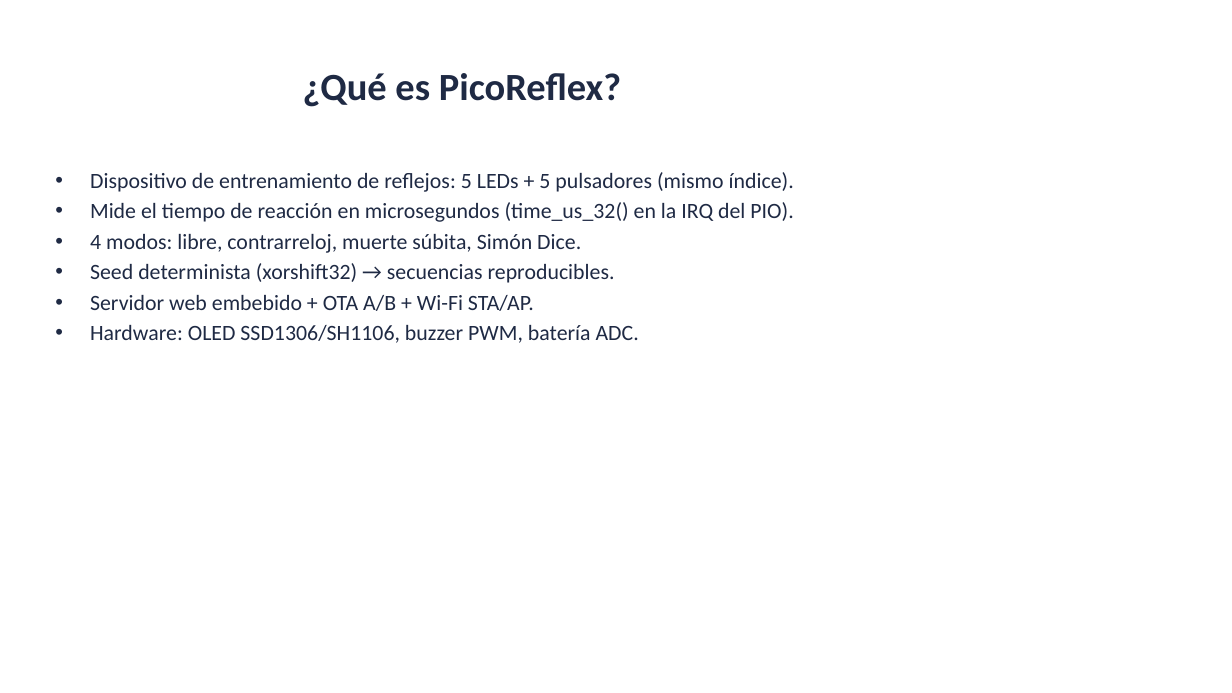
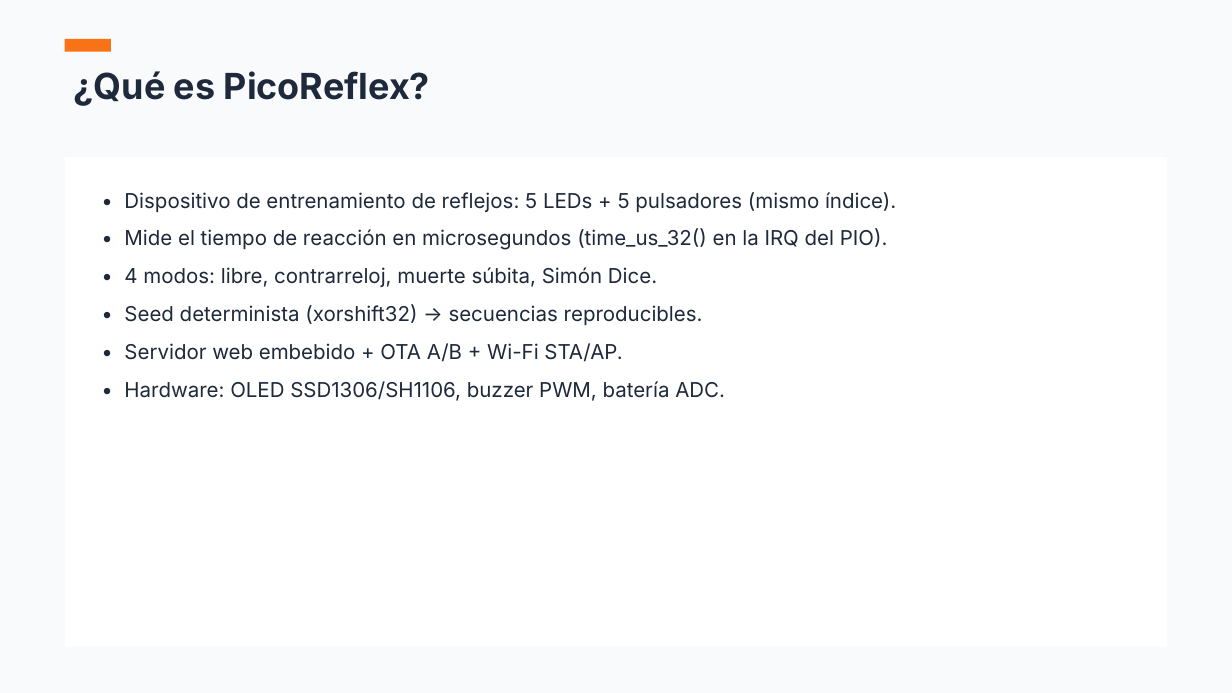
Before and after one commit to AlessandroKlein/PicoReflex, a slide deck: slide 2 of Presentacion_Defensa_PicoReflex.pptx. Drawn at 1232x693 pixels with LibreOffice and Linux fonts; fonts in the diff are those of the drawing. Boxes give left, top, right and bottom in pixels: in the first picture for what was removed or moved away, otherwise in the second. Text is boxed around its words. In the diff, an @@ line names an element or a change of style, - is before the commit and + after.

```diff
--- a/Presentacion_Defensa_PicoReflex.pptx
+++ b/Presentacion_Defensa_PicoReflex.pptx
@@ background #FFFFFF to #F8FAFC @@
@@ text "¿Qué es PicoReflex?": place and size @@
-text "¿Qué es PicoReflex?" at (303, 73, 621, 107)
+text "¿Qué es PicoReflex?" at (74, 71, 430, 106)
@@ text "¿Qué es PicoReflex?" at (74, 71, 430, 106): size 30 to 28 pt, font Calibri to Inter, text colour #1F2A44 to #1E293B; alignment centre to left; vertical alignment middle to top @@
@@ rectangle added at (65, 39, 111, 52), fill #F97316 @@
@@ rectangle added at (65, 157, 1167, 647), fill #FFFFFF @@
@@ text at (124, 192, 896, 401): text changed; size 17 to 16 pt; font Calibri to Inter; text colour #1F2A44 to #1E293B @@
-• Dispositivo de entrenamiento de reflejos: 5 LEDs + 5 pulsadores (mismo índice).
-• Mide el tiempo de reacción en microsegundos (time_us_32() en la IRQ del PIO).
-• 4 modos: libre, contrarreloj, muerte súbita, Simón Dice.
-• Seed determinista (xorshift32) → secuencias reproducibles.
-• Servidor web embebido + OTA A/B + Wi-Fi STA/AP.
-• Hardware: OLED SSD1306/SH1106, buzzer PWM, batería ADC.
+• Dispositivo de entrenamiento de reflejos: 5 LEDs + 5 pulsadores (mismo índice).
+• Mide el tiempo de reacción en microsegundos (time_us_32() en la IRQ del PIO).
+• 4 modos: libre, contrarreloj, muerte súbita, Simón Dice.
+• Seed determinista (xorshift32) → secuencias reproducibles.
+• Servidor web embebido + OTA A/B + Wi-Fi STA/AP.
+• Hardware: OLED SSD1306/SH1106, buzzer PWM, batería ADC.
```
Also in this commit, not shown: 11 other slides changed, 2 other files.
